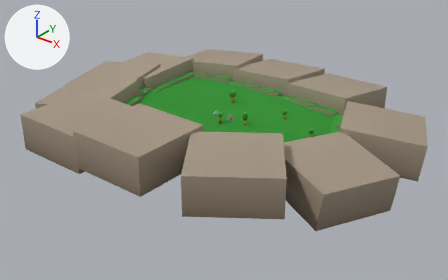
Before and after pictures for a commit that changed the glTF model public/models/forest1/forest1.glb.
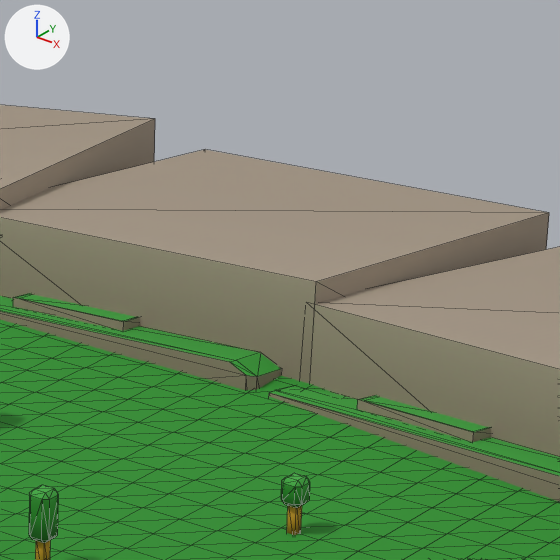
Old and new are each drawn whole from a 50 mm camera at (171.2, -216.0, 120.9) aimed at (-0.2, -1.8, -11.9) and again close up on the part from 53% to 73% of the width and 13% to 44% of the height. Arrows for +X, +Y and +Z are at upper left; the lights stay in place. The first two pictures are the older version. The close-ups show mesh edges as thin lines.
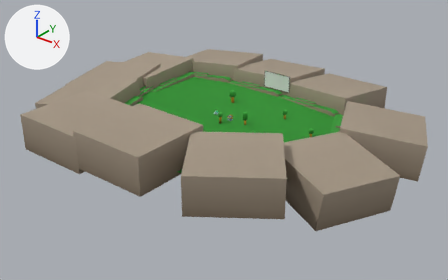
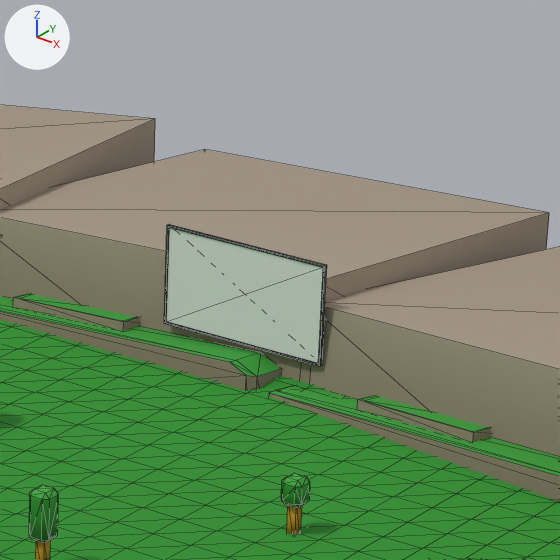
Boxes [x1, y1, x2, y2] around the edits, measured in the close-ups (560 x 560 px):
'TV', added: after [164, 224, 327, 366]
    faces in mat_video (white #e7e7e7): [166, 228, 323, 363]
    faces in mat_frame (dark grey #303030): [164, 224, 327, 366]

Diff of the bpy script that builds the scene:
```diff
--- a/public/models/forest1/forest1.glb.py
+++ b/public/models/forest1/forest1.glb.py
@@ mat_video @@
+mat_video = principled_material('Video')
+mat_video.base_color = (0.8, 0.8, 0.8)  # white #e7e7e7
@@ mat_frame @@
+mat_frame = principled_material('Frame')
+mat_frame.base_color = (0.03, 0.03, 0.03)  # dark grey #303030
@@ me_cube_001 @@
+me_cube_001.from_pydata([(-7.7, 5.3, 1.4), (-7.7, 5.3, 9.8), (-7.9, 5.6, 1.2), (-7.9, 5.6, 10.0), (7.7, 5.3, 1.4), (7.7, 5.3, 9.8), (7.9, 5.6, 1.2), (7.9, 5.6, 10.0), (-7.9, 5.3, 1.2), (-7.9, 5.3, 10.0), (7.9, 5.3, 1.2), (7.9, 5.3, 10.0), (-7.7, 5.4, 1.4), (-7.7, 5.4, 9.8), (7.7, 5.4, 1.4), (7.7, 5.4, 9.8)], [], [(11, 9, 3), (11, 3, 7), (1, 5, 15), (1, 15, 13), (7, 6, 10), (7, 10, 11), (3, 2, 6), (3, 6, 7), (8, 10, 6), (8, 6, 2), (9, 8, 2), (9, 2, 3), (1, 0, 8), (1, 8, 9), (0, 4, 10), (0, 10, 8), (5, 1, 9), (5, 9, 11), (4, 5, 11), (4, 11, 10), (0, 1, 13), (0, 13, 12), (5, 4, 14), (5, 14, 15), (4, 0, 12), (4, 12, 14), (15, 14, 12), (15, 12, 13)])
+for i in [26, 27]: me_cube_001.polygons[i].material_index = 1
+me_cube_001.materials.append(mat_frame)  # dark grey #303030
+me_cube_001.materials.append(mat_video)  # white #e7e7e7
@@ ob_tv @@
+ob_tv = bpy.data.objects.new('TV', me_cube_001)
+ob_tv.location = (0.0, 37.12, 0.0)
```
